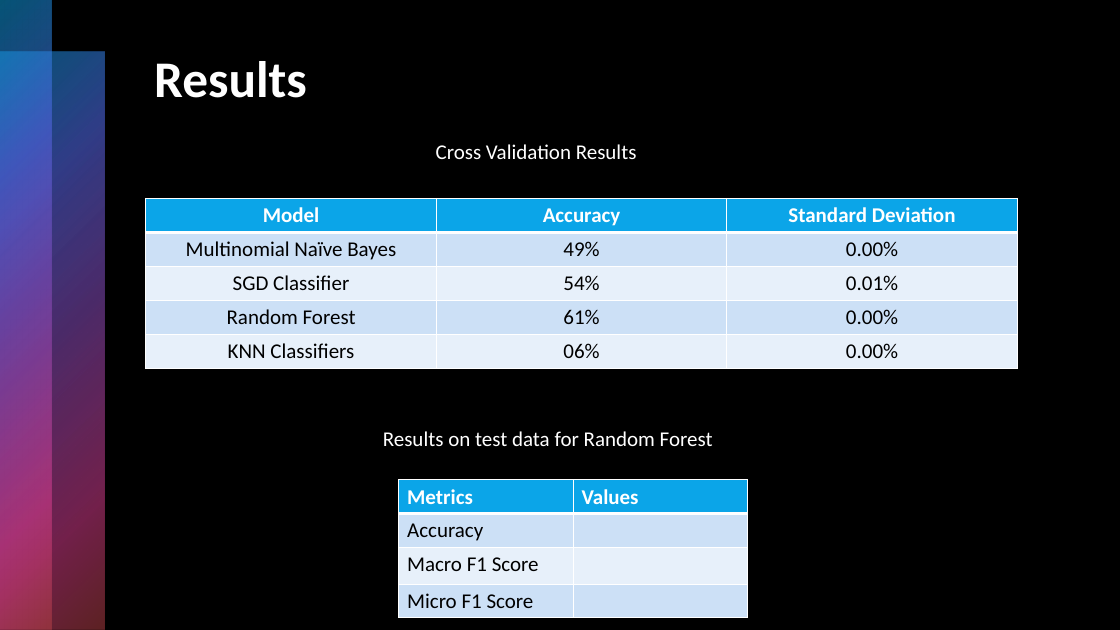
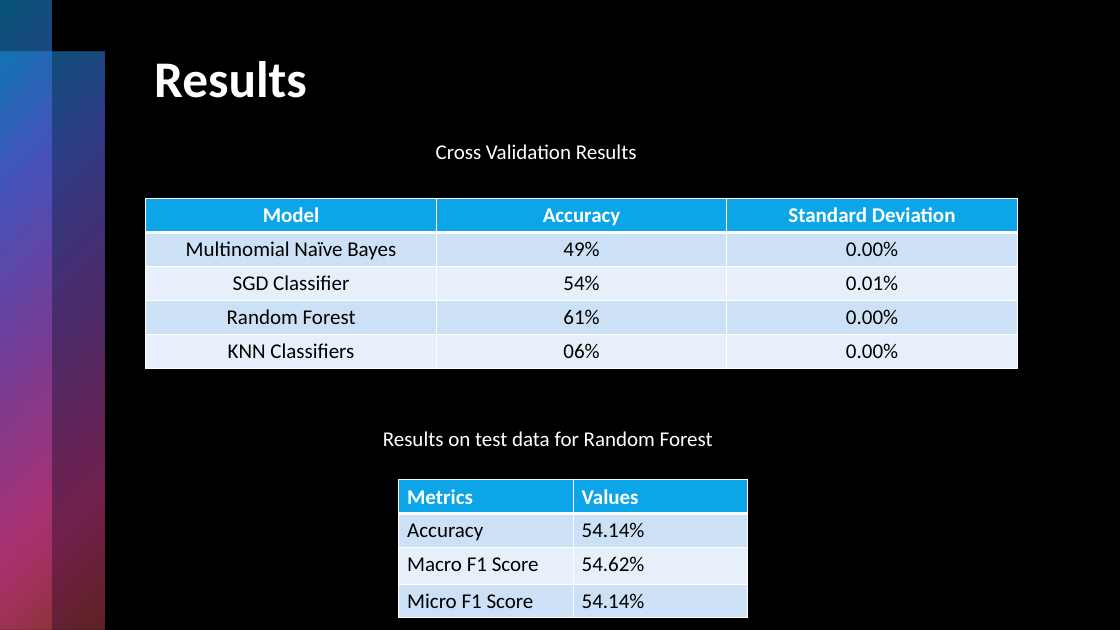
Before and after one commit to Shritej24c/drug_review_NLP, a slide deck: slide 23 of Plots/Drug Review presentation.pptx. Drawn at 1120x630 pixels with LibreOffice and Linux fonts; fonts in the diff are those of the drawing. Boxes give left, top, right and bottom in pixels: in the first picture for what was removed or moved away, otherwise in the second. Text is boxed around its words. In the diff, an @@ line names an element or a change of style, - is before the commit and + after.

```diff
--- a/Plots/Drug Review presentation.pptx
+++ b/Plots/Drug Review presentation.pptx
@@ table at [399,480,749,618] @@
-row 2, column 2: 
+row 2, column 2: 54.14%
-row 3, column 2: 
+row 3, column 2: 54.62%
-row 4, column 2: 
+row 4, column 2: 54.14%
```
Also in this commit, not shown: 4 other slides changed, 3 other files.
